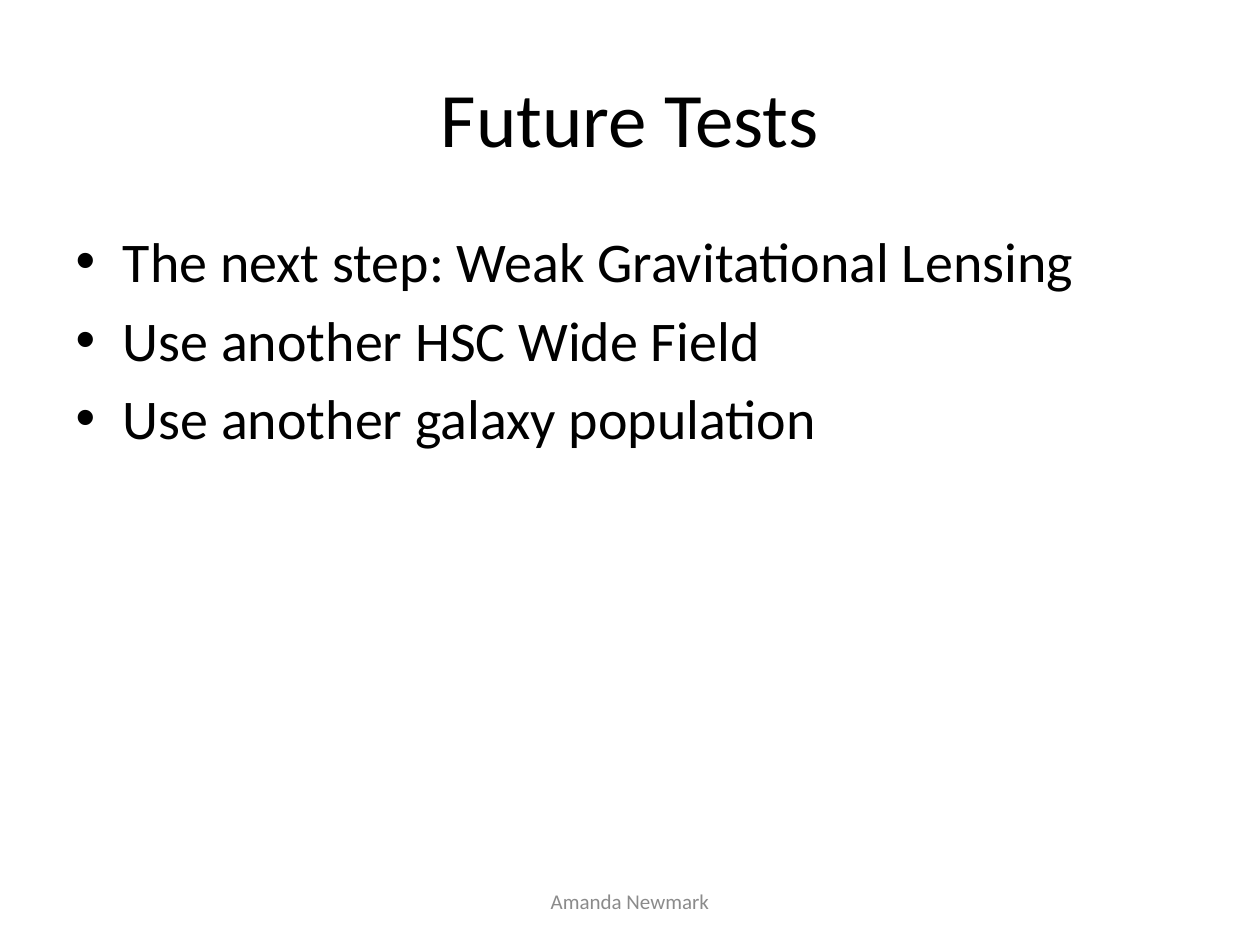
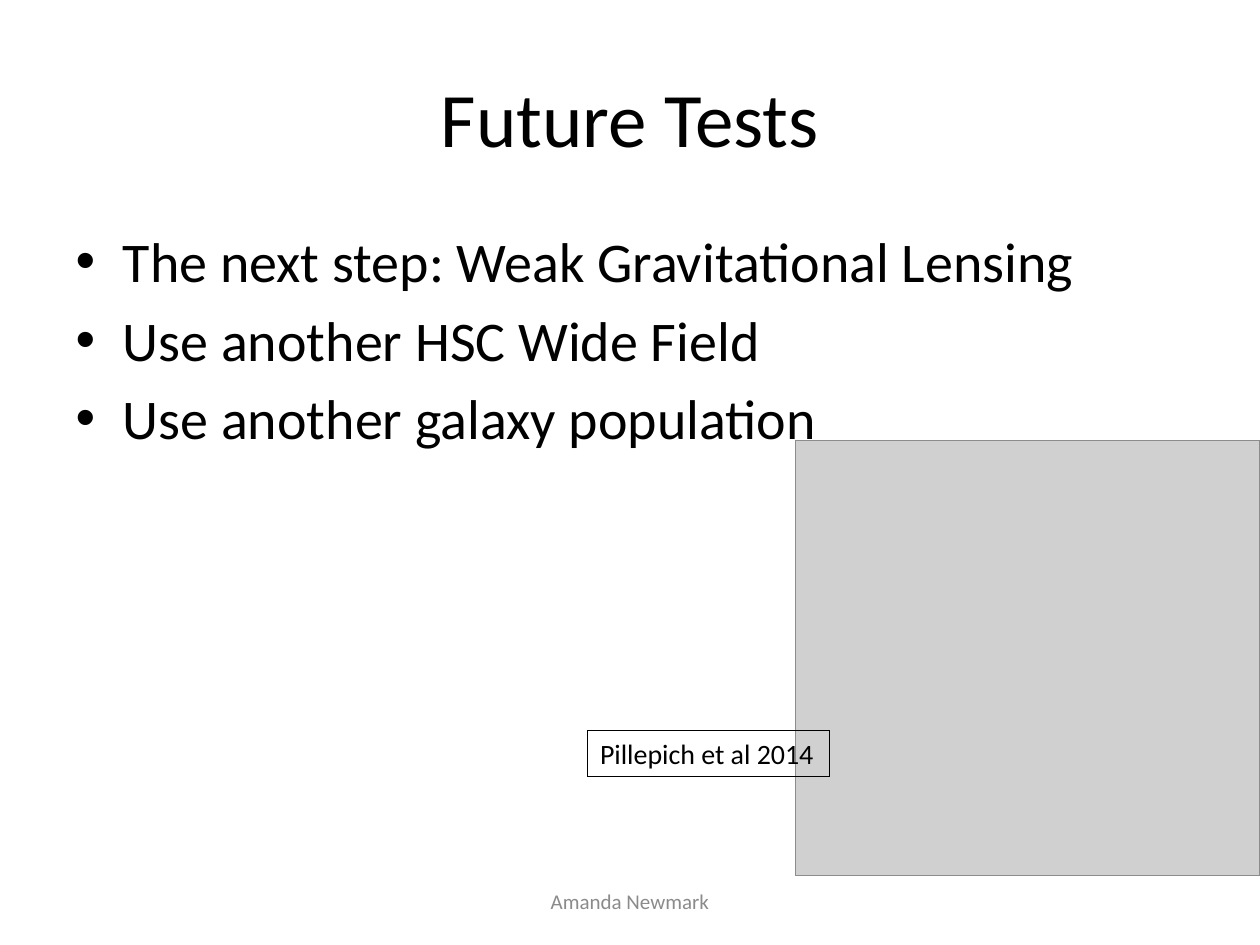
Before and after one commit to anewmark/galaxy_dark_matter, a slide deck: slide 13 of big_presentation.pptx. Drawn at 1260x945 pixels with LibreOffice and Linux fonts; fonts in the diff are those of the drawing; grey boxes stand for pictures. Boxes give left, top, right and bottom in pixels: in the first picture for what was removed or moved away, otherwise in the second. Text is boxed around its words. In the diff, an @@ line names an element or a change of style, - is before the commit and + after.

```diff
--- a/big_presentation.pptx
+++ b/big_presentation.pptx
@@ picture added at (x1=796, y1=440, x2=1260, y2=876) @@
@@ rectangle added at (x1=587, y1=730, x2=829, y2=776), outline #000000 0.75 pt, 16 pt, text #000000 @@
+Pillepich et al 2014
```
Also in this commit, not shown: 10 other slides changed, 1 slide added, 15 other files.
